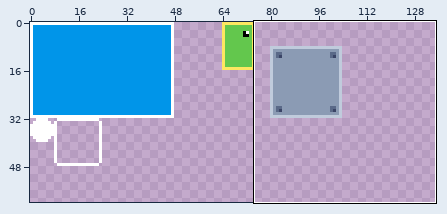
Two versions of one sprite sheet, res/gfx/entities.png. The first picture is a wide view before the edit; the outline marks the close-up.
Close-up. Before the commit:
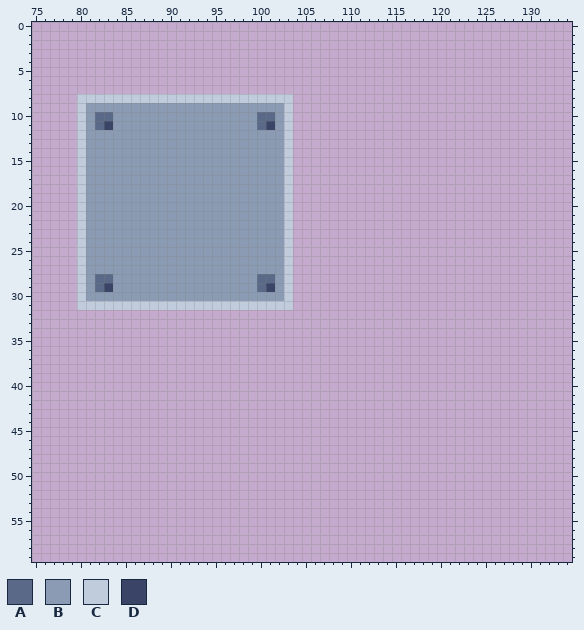
The file is 256x256 pixels. Shown: x 75..134, y 0..59. The wide view leaves out empty margins.
Palette (. is transparent): A #5a6988  B #8b9bb4  C #c0cbdc  D #3a4466
Pixels before (only the part around the change), first column x 75:
 0 ............................................................
 1 ............................................................
 2 ............................................................
 3 ............................................................
 4 ............................................................
 5 ............................................................
 6 ............................................................
 7 ............................................................
 8 .....CCCCCCCCCCCCCCCCCCCCCCCC...............................
 9 .....CBBBBBBBBBBBBBBBBBBBBBBC...............................
10 .....CBAABBBBBBBBBBBBBBBBAABC...............................
11 .....CBADBBBBBBBBBBBBBBBBADBC...............................
12 .....CBBBBBBBBBBBBBBBBBBBBBBC...............................
13 .....CBBBBBBBBBBBBBBBBBBBBBBC...............................
14 .....CBBBBBBBBBBBBBBBBBBBBBBC...............................
15 .....CBBBBBBBBBBBBBBBBBBBBBBC...............................
16 .....CBBBBBBBBBBBBBBBBBBBBBBC...............................
17 .....CBBBBBBBBBBBBBBBBBBBBBBC...............................
18 .....CBBBBBBBBBBBBBBBBBBBBBBC...............................
19 .....CBBBBBBBBBBBBBBBBBBBBBBC...............................
20 .....CBBBBBBBBBBBBBBBBBBBBBBC...............................
21 .....CBBBBBBBBBBBBBBBBBBBBBBC...............................
22 .....CBBBBBBBBBBBBBBBBBBBBBBC...............................
23 .....CBBBBBBBBBBBBBBBBBBBBBBC...............................
24 .....CBBBBBBBBBBBBBBBBBBBBBBC...............................
25 .....CBBBBBBBBBBBBBBBBBBBBBBC...............................
26 .....CBBBBBBBBBBBBBBBBBBBBBBC...............................
27 .....CBBBBBBBBBBBBBBBBBBBBBBC...............................
28 .....CBAABBBBBBBBBBBBBBBBAABC...............................
29 .....CBADBBBBBBBBBBBBBBBBADBC...............................
30 .....CBBBBBBBBBBBBBBBBBBBBBBC...............................
31 .....CCCCCCCCCCCCCCCCCCCCCCCC...............................
32 ............................................................
33 ............................................................
34 ............................................................
35 ............................................................
36 ............................................................
37 ............................................................
38 ............................................................
39 ............................................................
40 ............................................................
41 ............................................................
42 ............................................................
43 ............................................................
44 ............................................................
45 ............................................................
46 ............................................................
47 ............................................................
48 ............................................................
49 ............................................................
50 ............................................................
51 ............................................................
52 ............................................................
53 ............................................................
54 ............................................................
55 ............................................................
56 ............................................................
57 ............................................................
58 ............................................................
59 ............................................................
After:
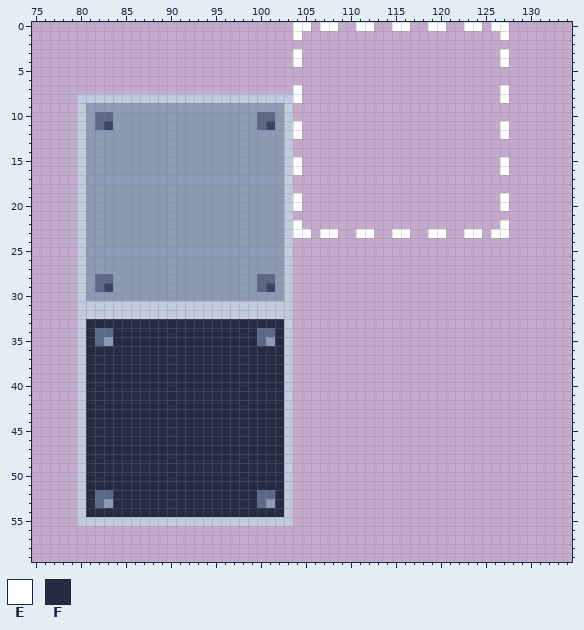
Colours new in this view: E #ffffff  F #262b44
Changes in this commit:
Changed rows in their new state; - is an unchanged pixel.
first column x 104:
 0 EE-EE--EE--EE--EE--EE-EE
 1 E----------------------E
 3 E----------------------E
 4 E----------------------E
 7 E----------------------E
 8 E----------------------E
11 E----------------------E
12 E----------------------E
15 E----------------------E
16 E----------------------E
19 E----------------------E
20 E----------------------E
22 E----------------------E
23 EE-EE--EE--EE--EE--EE-EE
first column x 80:
32 CCCCCCCCCCCCCCCCCCCCCCCC
33 CFFFFFFFFFFFFFFFFFFFFFFC
34 CFAAFFFFFFFFFFFFFFFFAAFC
35 CFABFFFFFFFFFFFFFFFFABFC
36 CFFFFFFFFFFFFFFFFFFFFFFC
37 CFFFFFFFFFFFFFFFFFFFFFFC
38 CFFFFFFFFFFFFFFFFFFFFFFC
39 CFFFFFFFFFFFFFFFFFFFFFFC
40 CFFFFFFFFFFFFFFFFFFFFFFC
41 CFFFFFFFFFFFFFFFFFFFFFFC
42 CFFFFFFFFFFFFFFFFFFFFFFC
43 CFFFFFFFFFFFFFFFFFFFFFFC
44 CFFFFFFFFFFFFFFFFFFFFFFC
45 CFFFFFFFFFFFFFFFFFFFFFFC
46 CFFFFFFFFFFFFFFFFFFFFFFC
47 CFFFFFFFFFFFFFFFFFFFFFFC
48 CFFFFFFFFFFFFFFFFFFFFFFC
49 CFFFFFFFFFFFFFFFFFFFFFFC
50 CFFFFFFFFFFFFFFFFFFFFFFC
51 CFFFFFFFFFFFFFFFFFFFFFFC
52 CFAAFFFFFFFFFFFFFFFFAAFC
53 CFABFFFFFFFFFFFFFFFFABFC
54 CFFFFFFFFFFFFFFFFFFFFFFC
55 CCCCCCCCCCCCCCCCCCCCCCCC
Boxes around the changes in both close-ups, in picture pixels (x1, y1, x2, y2):
added: (293, 22, 509, 238)
added: (77, 310, 293, 526)
